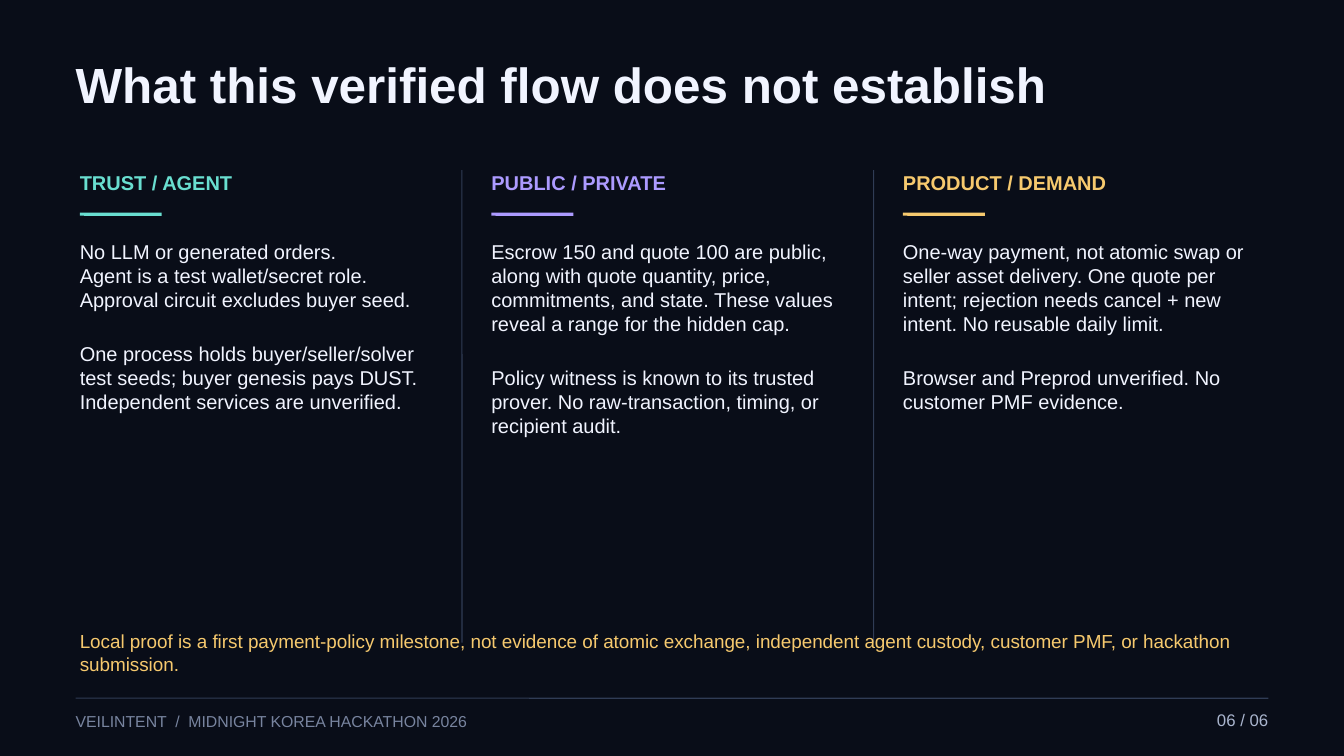
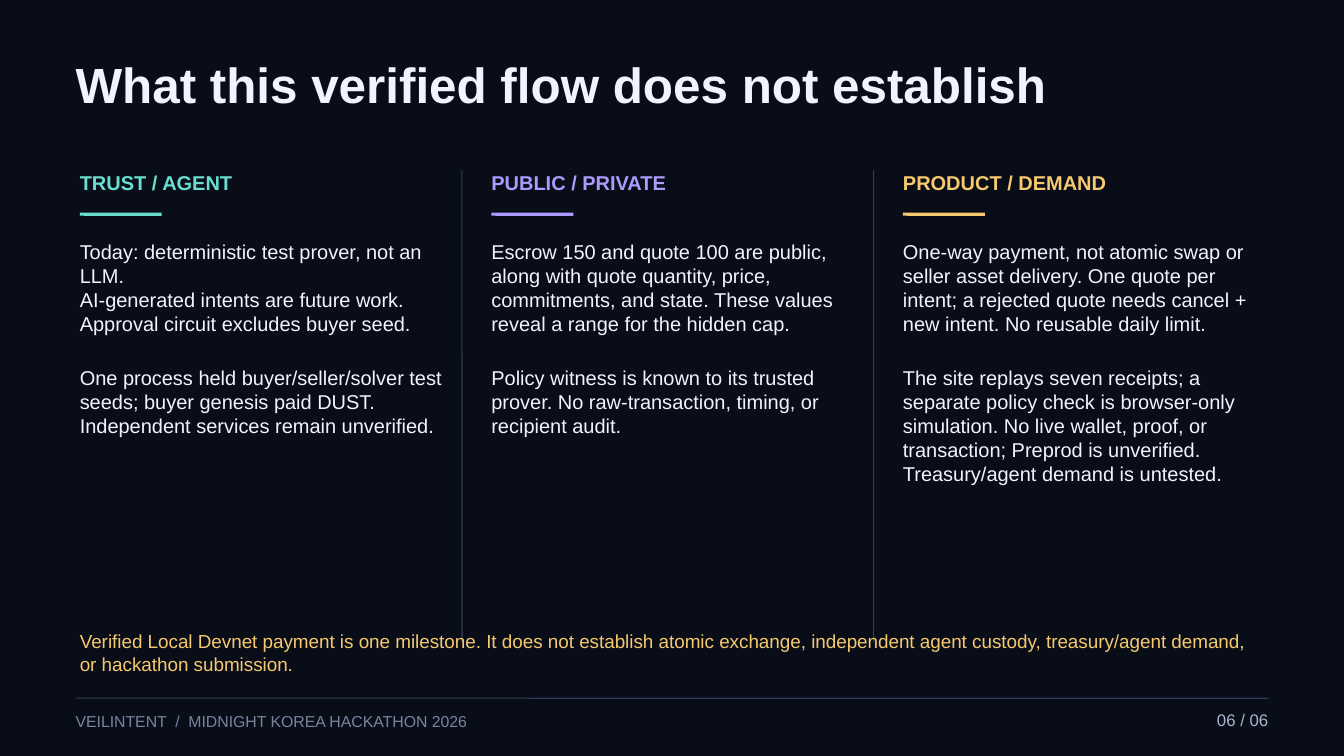
Before and after one commit to diveyreadytodive-star/midnight-fair-launch, a slide deck: slide 6 of artifacts/output/VeilIntent-Midnight-Korea-Hackathon-2026.pptx. Drawn at 1344x756 pixels with LibreOffice and Linux fonts; fonts in the diff are those of the drawing. Boxes give left, top, right and bottom in pixels: in the first picture for what was removed or moved away, otherwise in the second. Text is boxed around its words. In the diff, an @@ line names an element or a change of style, - is before the commit and + after.

Commit message:
Make VeilIntent verifiable in one short judge session
Lead the public demo with the recorded 150-unit escrow, seller 100 payout, and buyer 50 remainder. Add an interactive seven-receipt replay while labeling the browser policy checker as simulation. Align the deck and submission copy with the same evidence and privacy boundaries.

Constraint: The site is a static Local Devnet evidence viewer, not a live wallet, AI agent, or atomic swap.

Rejected: Present the policy checker as a Compact proof | it only compares values in the browser.

Confidence: high

Scope-risk: moderate

Tested: 60 repository tests and 14 VeilIntent tests; desktop and 390px browser checks; Pages build and live receipt load; six-slide render and PPTX integrity.

Not-tested: Preprod payment, independent agent service, customer demand, or live browser transaction.

```diff
--- a/artifacts/output/VeilIntent-Midnight-Korea-Hackathon-2026.pptx
+++ b/artifacts/output/VeilIntent-Midnight-Korea-Hackathon-2026.pptx
@@ text at <box>80,244,421,311</box>: text changed @@
-No LLM or generated orders.
-Agent is a test wallet/secret role.
+Today: deterministic test prover, not an LLM.
+AI-generated intents are future work.
@@ text at <box>903,244,1244,485</box>: text changed @@
-One-way payment, not atomic swap or seller asset delivery. One quote per intent; rejection needs cancel + new intent. No reusable daily limit.
-Browser and Preprod unverified. No customer PMF evidence.
+One-way payment, not atomic swap or seller asset delivery. One quote per intent; a rejected quote needs cancel + new intent. No reusable daily limit.
+The site replays seven receipts; a separate policy check is browser-only simulation. No live wallet, proof, or transaction; Preprod is unverified. Treasury/agent demand is untested.
@@ text at <box>80,370,441,437</box>: text changed @@
-One process holds buyer/seller/solver test seeds; buyer genesis pays DUST. Independent services are unverified.
+One process held buyer/seller/solver test seeds; buyer genesis paid DUST. Independent services remain unverified.
@@ text at <box>80,634,1244,671</box>: text changed @@
-Local proof is a first payment-policy milestone, not evidence of atomic exchange, independent agent custody, customer PMF, or hackathon submission.
+Verified Local Devnet payment is one milestone. It does not establish atomic exchange, independent agent custody, treasury/agent demand, or hackathon submission.
```
Also in this commit, not shown: 4 other slides changed, 8 other files.
